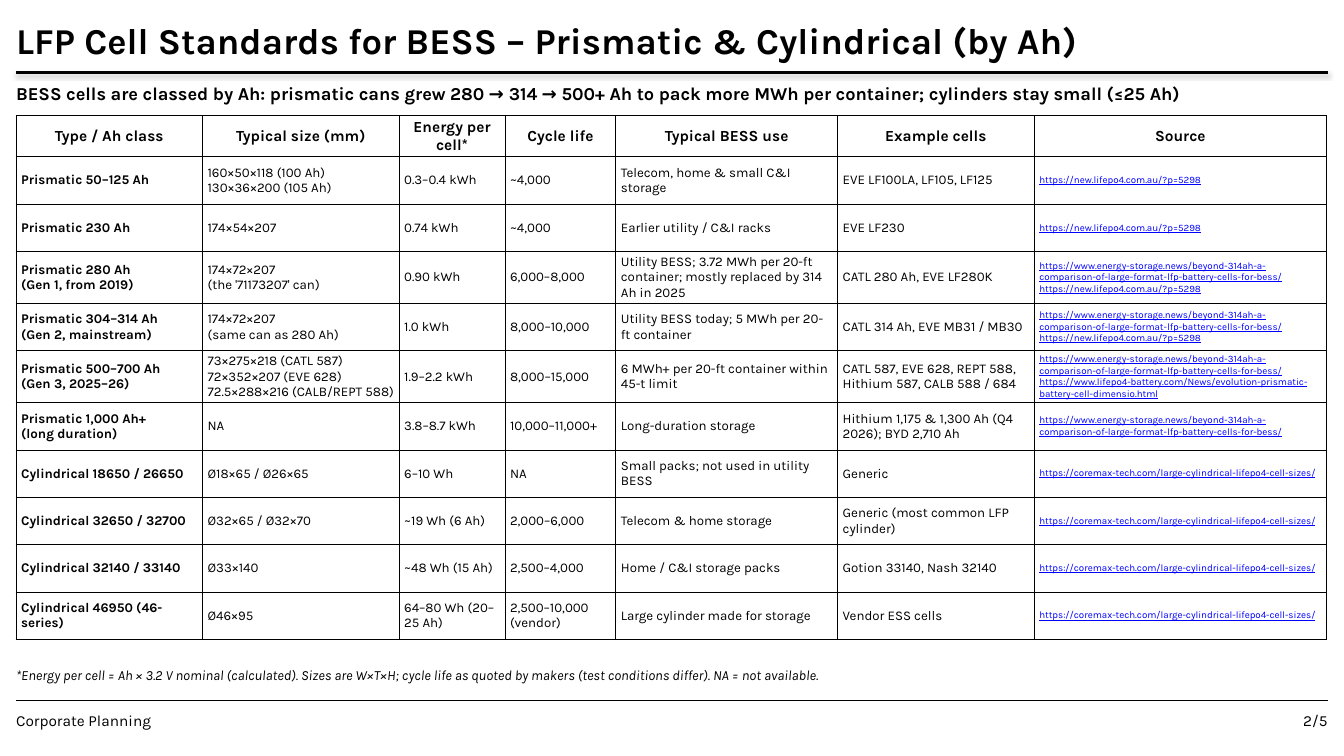
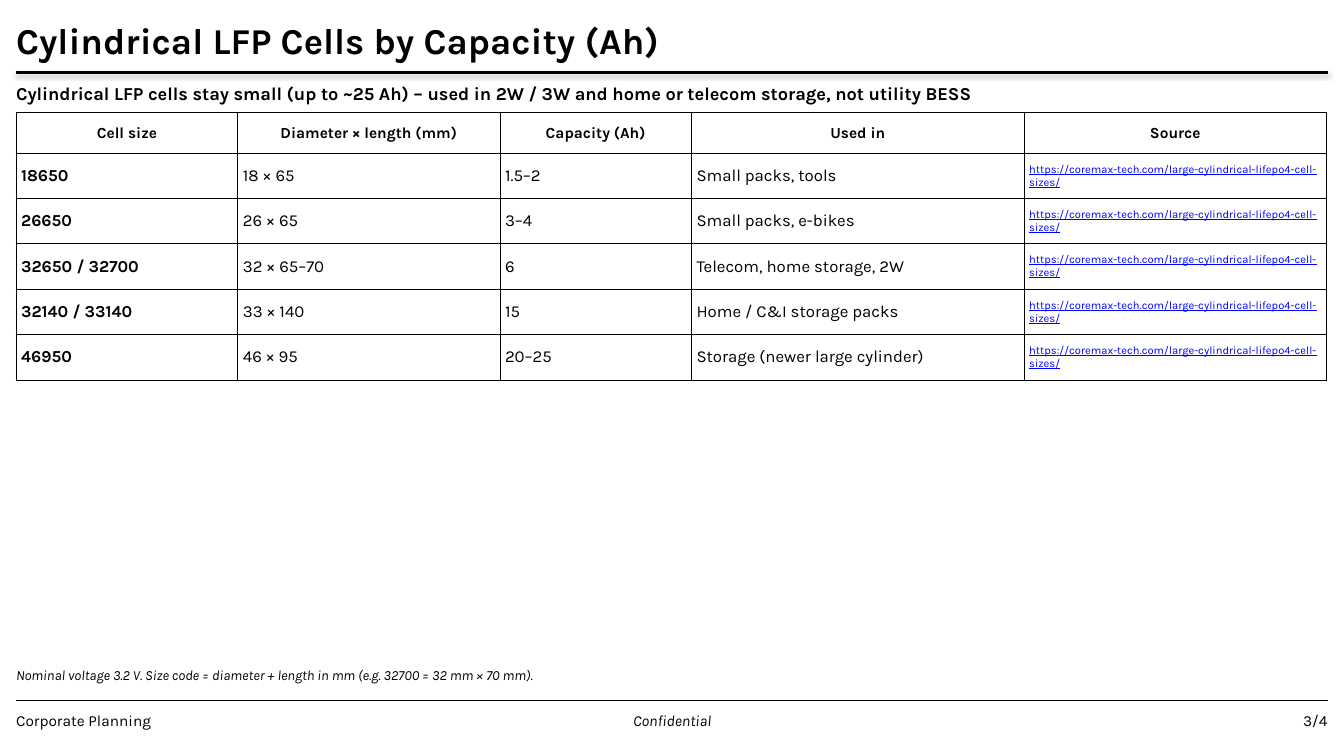
Before and after one commit to Crypto-ashish/ev, a slide deck: slide 3 of LFP Cell Standards and Prices - BESS Nov 2026.pptx (slide 2 before the commit). Drawn at 1344x756 pixels with LibreOffice and Linux fonts; fonts in the diff are those of the drawing. Boxes give left, top, right and bottom in pixels: in the first picture for what was removed or moved away, otherwise in the second. Text is boxed around its words. In the diff, an @@ line names an element or a change of style, - is before the commit and + after.

```diff
--- a/LFP Cell Standards and Prices - BESS Nov 2026.pptx
+++ b/LFP Cell Standards and Prices - BESS Nov 2026.pptx
@@ text at [16, 26, 659, 63]: text changed @@
-LFP Cell Standards for BESS – Prismatic & Cylindrical (by Ah)
+Cylindrical LFP Cells by Capacity (Ah)
@@ text at [16, 86, 972, 105]: text changed @@
-BESS cells are classed by Ah: prismatic cans grew 280 → 314 → 500+ Ah to pack more MWh per container; cylinders stay small (≤25 Ah)
+Cylindrical LFP cells stay small (up to ~25 Ah) – used in 2W / 3W and home or telecom storage, not utility BESS
@@ table at [16, 113, 1327, 380] @@
-Type / Ah class | Typical size (mm) | Energy per cell* | Cycle life | Typical BESS use | Example cells | Source
-Prismatic 50–125 Ah | 160×50×118 (100 Ah) / 130×36×200 (105 Ah) | 0.3–0.4 kWh | ~4,000 | Telecom, home & small C&I storage | EVE LF100LA, LF105, LF125 | https://new.lifepo4.com.au/?p=5298
-Prismatic 230 Ah | 174×54×207 | 0.74 kWh | ~4,000 | Earlier utility / C&I racks | EVE LF230 | https://new.lifepo4.com.au/?p=5298
-Prismatic 280 Ah / (Gen 1, from 2019) | 174×72×207 / (the '71173207' can) | 0.90 kWh | 6,000–8,000 | Utility BESS; 3.72 MWh per 20-ft container; mostly replaced by 314 Ah in 2025 | CATL 280 Ah, EVE LF280K | https://www.energy-storage.news/beyond-314ah-a-comparison-of-large-format-lfp-battery-cells-for-bess/ / https://new.lifepo4.com.au/?p=5298
-Prismatic 304–314 Ah / (Gen 2, mainstream) | 174×72×207 / (same can as 280 Ah) | 1.0 kWh | 8,000–10,000 | Utility BESS today; 5 MWh per 20-ft container | CATL 314 Ah, EVE MB31 / MB30 | https://www.energy-storage.news/beyond-314ah-a-comparison-of-large-format-lfp-battery-cells-for-bess/ / https://new.lifepo4.com.au/?p=5298
-Prismatic 500–700 Ah / (Gen 3, 2025–26) | 73×275×218 (CATL 587) / 72×352×207 (EVE 628) / 72.5×288×216 (CALB/REPT 588) | 1.9–2.2 kWh | 8,000–15,000 | 6 MWh+ per 20-ft container within 45-t limit | CATL 587, EVE 628, REPT 588, Hithium 587, CALB 588 / 684 | https://www.energy-storage.news/beyond-314ah-a-comparison-of-large-format-lfp-battery-cells-for-bess/ / https://www.lifepo4-battery.com/News/evolution-prismatic-battery-cell-dimensio.html
-Prismatic 1,000 Ah+ / (long duration) | NA | 3.8–8.7 kWh | 10,000–11,000+ | Long-duration storage | Hithium 1,175 & 1,300 Ah (Q4 2026); BYD 2,710 Ah | https://www.energy-storage.news/beyond-314ah-a-comparison-of-large-format-lfp-battery-cells-for-bess/
-Cylindrical 18650 / 26650 | Ø18×65 / Ø26×65 | 6–10 Wh | NA | Small packs; not used in utility BESS | Generic | https://coremax-tech.com/large-cylindrical-lifepo4-cell-sizes/
-Cylindrical 32650 / 32700 | Ø32×65 / Ø32×70 | ~19 Wh (6 Ah) | 2,000–6,000 | Telecom & home storage | Generic (most common LFP cylinder) | https://coremax-tech.com/large-cylindrical-lifepo4-cell-sizes/
-Cylindrical 32140 / 33140 | Ø33×140 | ~48 Wh (15 Ah) | 2,500–4,000 | Home / C&I storage packs | Gotion 33140, Nash 32140 | https://coremax-tech.com/large-cylindrical-lifepo4-cell-sizes/
-Cylindrical 46950 (46-series) | Ø46×95 | 64–80 Wh (20–25 Ah) | 2,500–10,000 (vendor) | Large cylinder made for storage | Vendor ESS cells | https://coremax-tech.com/large-cylindrical-lifepo4-cell-sizes/
+Cell size | Diameter × length (mm) | Capacity (Ah) | Used in | Source
+18650 | 18 × 65 | 1.5–2 | Small packs, tools | https://coremax-tech.com/large-cylindrical-lifepo4-cell-sizes/
+26650 | 26 × 65 | 3–4 | Small packs, e-bikes | https://coremax-tech.com/large-cylindrical-lifepo4-cell-sizes/
+32650 / 32700 | 32 × 65–70 | 6 | Telecom, home storage, 2W | https://coremax-tech.com/large-cylindrical-lifepo4-cell-sizes/
+32140 / 33140 | 33 × 140 | 15 | Home / C&I storage packs | https://coremax-tech.com/large-cylindrical-lifepo4-cell-sizes/
+46950 | 46 × 95 | 20–25 | Storage (newer large cylinder) | https://coremax-tech.com/large-cylindrical-lifepo4-cell-sizes/
@@ text at [16, 670, 533, 684]: text changed @@
-*Energy per cell = Ah × 3.2 V nominal (calculated). Sizes are W×T×H; cycle life as quoted by makers (test conditions differ). NA = not available.
+Nominal voltage 3.2 V. Size code = diameter + length in mm (e.g. 32700 = 32 mm × 70 mm).
@@ text added at [633, 715, 711, 726], 11 pt, text #000000, italic @@
+Confidential
@@ text at [1303, 714, 1327, 727]: text changed @@
-2/5
+3/4
```
Also in this commit, not shown: 3 other slides changed, 1 slide removed.
